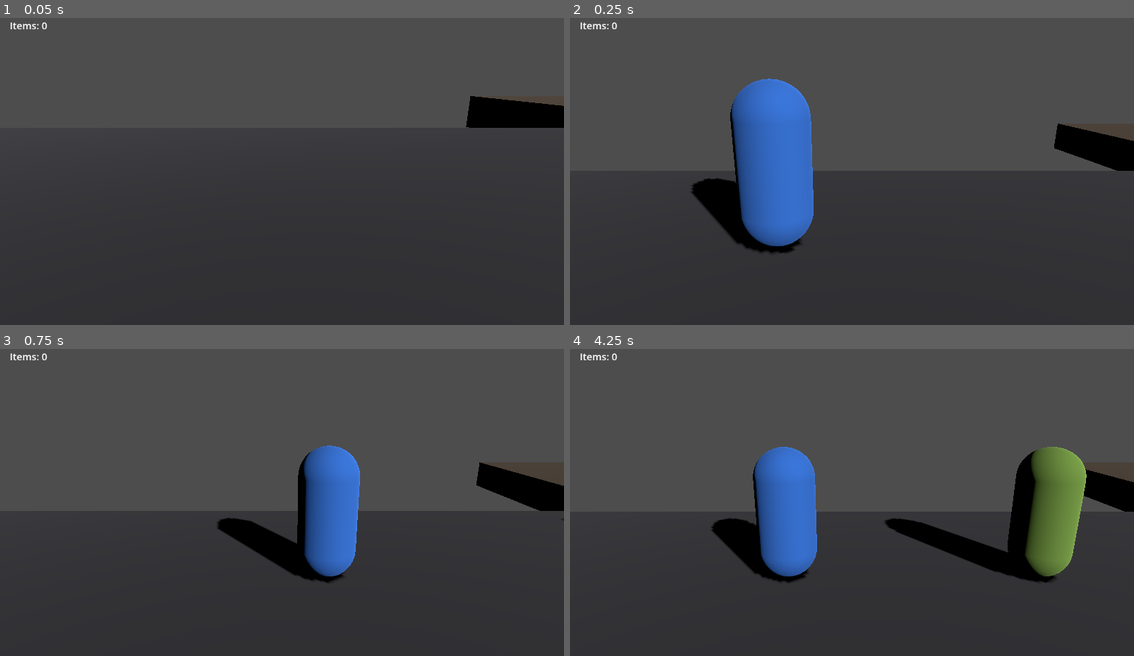
Above: before the commit, frames 1-4 (two rows, left to right).
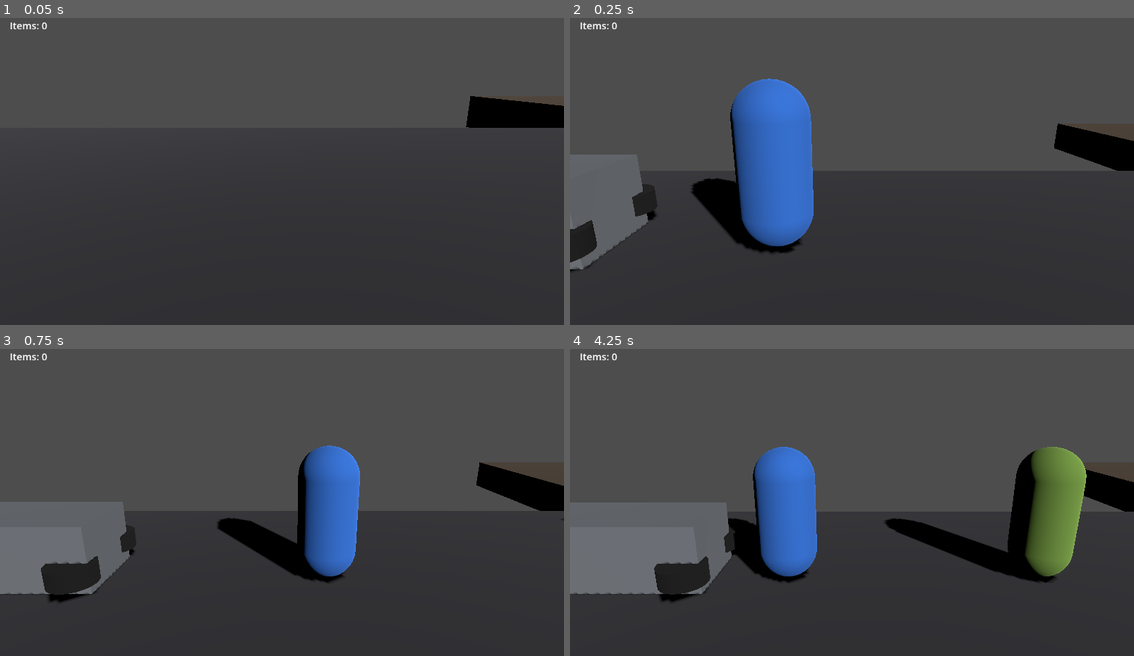
Above: after the commit, the same moments.

Repository: Natkiio/union-city-3d-remake
Game: Godot game, scene res://scenes/main.tscn
Two runs of this game, one before a commit and one after it. Both use one fixed random seed, a clock stepped at 60 frames per second and the inputs below.
Inputs:
- Up to frame 1 (0.05 s): no input
- Up to frame 2 (0.25 s): no input
- Up to frame 3 (0.75 s): tap Enter at 0.5 s; hold D (move_right) from 0.53 s (still down); tap E (interact) at 0.6 s
- Up to frame 4 (4.25 s): release D (move_right) at 1.28 s; hold A (move_left) 1.28-2.03 s; tap Space (attack) at 1.35, 3.6 s; tap E (interact) at 1.55, 2.1, 2.85, 3.8 s; hold D (move_right) 2.03-3.53 s; hold A (move_left) from 3.53 s (still down)

Frame 1 is identical in both runs. In frame 2, 4.2% of the frame differs, in the area x 0-16%, y 44-83%; in frame 3, 5.7%; in frame 4, 7.5%, in the area x 0-30%, y 50-83%.

Commit message:
Add searchable car trunk inventory
- Car: simple box body + 4 wheels, placed behind player spawn (x=-7)
- TrunkTrigger (car_trunk.gd): walk to the rear, press E to open
- TrunkUI (trunk_ui.gd + trunk_ui.tscn): paper-style paused menu
  listing trunk contents and total weight, [A] Take All moves items
  into the shared Inventory, [E] Exit closes and resumes the game
- Fixed a same-key re-trigger bug: closing the trunk with E could
  immediately reopen it if the player was still standing in range,
  since the car's own interact check saw the same still-just-pressed
  key the instant the game unpaused. Added a brief suppress window on
  close to fix it.

Verified headless: walked to the trunk, opened it, took all 3 items
and confirmed they landed in Inventory (["Spare Tire", "Tool Kit",
"Road Flares"]), confirmed exit closes and unpauses (not reopening),
confirmed reopening shows it correctly empty, and confirmed normal
zombie combat still works afterward (no regression from pausing).

Diff:
--- a/project.godot
+++ b/project.godot
@@ -22,6 +22,7 @@
 
 Inventory="*res://scripts/inventory.gd"
 GameState="*res://scripts/game_state.gd"
+TrunkUI="*res://scenes/ui/trunk_ui.tscn"
 
 [input]
 
--- /dev/null
+++ b/scenes/car/car.tscn
@@ -0,0 +1,64 @@
+[gd_scene load_steps=9 format=3 uid="uid://l0j9k1m2carscene"]
+
+[ext_resource type="Script" path="res://scripts/car_trunk.gd" id="1"]
+
+[sub_resource type="BoxShape3D" id="Shape_Body"]
+size = Vector3(2.4, 0.9, 1.1)
+
+[sub_resource type="BoxMesh" id="Mesh_Body"]
+size = Vector3(2.4, 0.9, 1.1)
+
+[sub_resource type="StandardMaterial3D" id="Mat_Body"]
+albedo_color = Color(0.58, 0.6, 0.63, 1)
+metallic = 0.3
+roughness = 0.4
+
+[sub_resource type="CylinderMesh" id="Mesh_Wheel"]
+top_radius = 0.3
+bottom_radius = 0.3
+height = 0.25
+
+[sub_resource type="StandardMaterial3D" id="Mat_Wheel"]
+albedo_color = Color(0.08, 0.08, 0.08, 1)
+
+[sub_resource type="BoxShape3D" id="Shape_Trunk"]
+size = Vector3(1.0, 1.2, 1.4)
+
+[node name="Car" type="Node3D"]
+
+[node name="Body" type="StaticBody3D" parent="."]
+transform = Transform3D(1, 0, 0, 0, 1, 0, 0, 0, 1, 0, 0.45, 0)
+
+[node name="Collision" type="CollisionShape3D" parent="Body"]
+shape = SubResource("Shape_Body")
+
+[node name="Mesh" type="MeshInstance3D" parent="Body"]
+mesh = SubResource("Mesh_Body")
+surface_material_override/0 = SubResource("Mat_Body")
+
+[node name="WheelFrontLeft" type="MeshInstance3D" parent="."]
+transform = Transform3D(0, 0, 1, 0, 1, 0, -1, 0, 0, 1.0, 0.3, 0.55)
+mesh = SubResource("Mesh_Wheel")
+surface_material_override/0 = SubResource("Mat_Wheel")
+
+[node name="WheelFrontRight" type="MeshInstance3D" parent="."]
+transform = Transform3D(0, 0, 1, 0, 1, 0, -1, 0, 0, 1.0, 0.3, -0.55)
+mesh = SubResource("Mesh_Wheel")
+surface_material_override/0 = SubResource("Mat_Wheel")
+
+[node name="WheelRearLeft" type="MeshInstance3D" parent="."]
+transform = Transform3D(0, 0, 1, 0, 1, 0, -1, 0, 0, -1.0, 0.3, 0.55)
+mesh = SubResource("Mesh_Wheel")
+surface_material_override/0 = SubResource("Mat_Wheel")
+
+[node name="WheelRearRight" type="MeshInstance3D" parent="."]
+transform = Transform3D(0, 0, 1, 0, 1, 0, -1, 0, 0, -1.0, 0.3, -0.55)
+mesh = SubResource("Mesh_Wheel")
+surface_material_override/0 = SubResource("Mat_Wheel")
+
+[node name="TrunkTrigger" type="Area3D" parent="."]
+transform = Transform3D(1, 0, 0, 0, 1, 0, 0, 0, 1, -1.4, 0.6, 0)
+script = ExtResource("1")
+
+[node name="TriggerShape" type="CollisionShape3D" parent="TrunkTrigger"]
+shape = SubResource("Shape_Trunk")
--- a/scenes/house/house_interior.tscn
+++ b/scenes/house/house_interior.tscn
@@ -48,7 +48,7 @@
 albedo_color = Color(0.45, 0.36, 0.24, 1)
 
 [sub_resource type="BoxMesh" id="Mesh_Fridge"]
-size = Vector3(1.0, 1.8, 0.7)
+size = Vector3(1, 1.8, 0.7)
 
 [sub_resource type="StandardMaterial3D" id="Mat_Fridge"]
 albedo_color = Color(0.82, 0.82, 0.8, 1)
@@ -56,105 +56,104 @@
 [sub_resource type="BoxShape3D" id="Shape_Trigger"]
 size = Vector3(1.8, 3, 2.6)
 
-[node name="HouseInterior" type="Node3D"]
+[node name="HouseInterior" type="Node3D" unique_id=648591141]
 
-[node name="DirectionalLight3D" type="DirectionalLight3D" parent="."]
+[node name="DirectionalLight3D" type="DirectionalLight3D" parent="." unique_id=1076667333]
 transform = Transform3D(1, 0, 0, 0, 0.9, 0.45, 0, -0.45, 0.9, 0, 4, 6)
 light_energy = 1.1
 shadow_enabled = true
 
-[node name="FillLight" type="OmniLight3D" parent="."]
+[node name="FillLight" type="OmniLight3D" parent="." unique_id=566718414]
 transform = Transform3D(1, 0, 0, 0, 1, 0, 0, 0, 1, 0, 2.2, 1)
 light_energy = 0.8
 omni_range = 16.0
 
-[node name="Floor" type="StaticBody3D" parent="."]
+[node name="Floor" type="StaticBody3D" parent="." unique_id=1725637325]
 transform = Transform3D(1, 0, 0, 0, 1, 0, 0, 0, 1, 0, -0.1, -1.2)
 
-[node name="Collision" type="CollisionShape3D" parent="Floor"]
+[node name="Collision" type="CollisionShape3D" parent="Floor" unique_id=1639818407]
 shape = SubResource("Shape_Floor")
 
-[node name="Mesh" type="MeshInstance3D" parent="Floor"]
+[node name="Mesh" type="MeshInstance3D" parent="Floor" unique_id=129348329]
 mesh = SubResource("Mesh_Floor")
 surface_material_override/0 = SubResource("Mat_Floor")
 
-[node name="BackWall" type="StaticBody3D" parent="."]
+[node name="BackWall" type="StaticBody3D" parent="." unique_id=241005194]
 transform = Transform3D(1, 0, 0, 0, 1, 0, 0, 0, 1, 0, 1.5, -2.5)
 
-[node name="Collision" type="CollisionShape3D" parent="BackWall"]
+[node name="Collision" type="CollisionShape3D" parent="BackWall" unique_id=416466302]
 shape = SubResource("Shape_Back")
 
-[node name="Mesh" type="MeshInstance3D" parent="BackWall"]
+[node name="Mesh" type="MeshInstance3D" parent="BackWall" unique_id=952787198]
 mesh = SubResource("Mesh_Back")
 surface_material_override/0 = SubResource("Mat_Wall")
 
-[node name="LeftEndWall" type="StaticBody3D" parent="."]
+[node name="LeftEndWall" type="StaticBody3D" parent="." unique_id=797557198]
 transform = Transform3D(1, 0, 0, 0, 1, 0, 0, 0, 1, -7, 1.5, -1.2)
 
-[node name="Collision" type="CollisionShape3D" parent="LeftEndWall"]
+[node name="Collision" type="CollisionShape3D" parent="LeftEndWall" unique_id=866894280]
 shape = SubResource("Shape_End")
 
-[node name="Mesh" type="MeshInstance3D" parent="LeftEndWall"]
+[node name="Mesh" type="MeshInstance3D" parent="LeftEndWall" unique_id=795341803]
 mesh = SubResource("Mesh_End")
 surface_material_override/0 = SubResource("Mat_Wall")
 
-[node name="RightEndWall" type="StaticBody3D" parent="."]
+[node name="RightEndWall" type="StaticBody3D" parent="." unique_id=136068418]
 transform = Transform3D(1, 0, 0, 0, 1, 0, 0, 0, 1, 7, 1.5, -1.2)
 
-[node name="Collision" type="CollisionShape3D" parent="RightEndWall"]
+[node name="Collision" type="CollisionShape3D" parent="RightEndWall" unique_id=816030653]
 shape = SubResource("Shape_End")
 
-[node name="Mesh" type="MeshInstance3D" parent="RightEndWall"]
+[node name="Mesh" type="MeshInstance3D" parent="RightEndWall" unique_id=1976987974]
 mesh = SubResource("Mesh_End")
 surface_material_override/0 = SubResource("Mat_Wall")
 
-[node name="Couch" type="StaticBody3D" parent="."]
+[node name="Couch" type="StaticBody3D" parent="." unique_id=575710086]
 transform = Transform3D(1, 0, 0, 0, 1, 0, 0, 0, 1, -5, 0.45, -2.1)
 
-[node name="Mesh" type="MeshInstance3D" parent="Couch"]
+[node name="Mesh" type="MeshInstance3D" parent="Couch" unique_id=923066406]
 mesh = SubResource("Mesh_Couch")
 surface_material_override/0 = SubResource("Mat_Couch")
 
-[node name="Table" type="StaticBody3D" parent="."]
+[node name="Table" type="StaticBody3D" parent="." unique_id=197635174]
 transform = Transform3D(1, 0, 0, 0, 1, 0, 0, 0, 1, -1.5, 0.4, -2.1)
 
-[node name="Mesh" type="MeshInstance3D" parent="Table"]
+[node name="Mesh" type="MeshInstance3D" parent="Table" unique_id=796805473]
 mesh = SubResource("Mesh_Table")
 surface_material_override/0 = SubResource("Mat_Table")
 
-[node name="Dresser" type="StaticBody3D" parent="."]
+[node name="Dresser" type="StaticBody3D" parent="." unique_id=1263870796]
 transform = Transform3D(1, 0, 0, 0, 1, 0, 0, 0, 1, 2, 0.6, -2.1)
 
-[node name="Mesh" type="MeshInstance3D" parent="Dresser"]
+[node name="Mesh" type="MeshInstance3D" parent="Dresser" unique_id=791640600]
 mesh = SubResource("Mesh_Dresser")
 surface_material_override/0 = SubResource("Mat_Dresser")
 
-[node name="Fridge" type="StaticBody3D" parent="."]
+[node name="Fridge" type="StaticBody3D" parent="." unique_id=506221603]
 transform = Transform3D(1, 0, 0, 0, 1, 0, 0, 0, 1, 5, 0.9, -2.1)
 
-[node name="Mesh" type="MeshInstance3D" parent="Fridge"]
+[node name="Mesh" type="MeshInstance3D" parent="Fridge" unique_id=356897148]
 mesh = SubResource("Mesh_Fridge")
 surface_material_override/0 = SubResource("Mat_Fridge")
 
-[node name="ExitDoorTrigger" type="Area3D" parent="."]
+[node name="ExitDoorTrigger" type="Area3D" parent="." unique_id=155770240]
 transform = Transform3D(1, 0, 0, 0, 1, 0, 0, 0, 1, -6.3, 1.5, -1.2)
 script = ExtResource("1")
 target_scene = "res://scenes/main.tscn"
 spawn_x = 25.0
 
-[node name="TriggerShape" type="CollisionShape3D" parent="ExitDoorTrigger"]
+[node name="TriggerShape" type="CollisionShape3D" parent="ExitDoorTrigger" unique_id=653043020]
 shape = SubResource("Shape_Trigger")
 
-[node name="Player" parent="." instance=ExtResource("2")]
+[node name="Player" parent="." unique_id=1494257195 instance=ExtResource("2")]
 transform = Transform3D(1, 0, 0, 0, 1, 0, 0, 0, 1, -5, 1, -1.2)
 
-[node name="CameraRig" type="Node3D" parent="."]
+[node name="CameraRig" type="Node3D" parent="." unique_id=300996039]
 script = ExtResource("3")
 offset = Vector3(0, 1.45, 4.8)
-follow_speed = 6.0
 
-[node name="Camera3D" type="Camera3D" parent="CameraRig"]
+[node name="Camera3D" type="Camera3D" parent="CameraRig" unique_id=1086466302]
 projection = 1
 size = 3.0
 
-[node name="HUD" parent="." instance=ExtResource("4")]
+[node name="HUD" parent="." unique_id=1913858574 instance=ExtResource("4")]
--- a/scenes/main.tscn
+++ b/scenes/main.tscn
@@ -6,6 +6,7 @@
 [ext_resource type="PackedScene" uid="uid://g5e4f6h7hud" path="res://scenes/ui/hud.tscn" id="4"]
 [ext_resource type="Script" uid="uid://hk8fraxhflyo" path="res://scripts/camera_rig.gd" id="5"]
 [ext_resource type="PackedScene" uid="uid://bhngb4prda4au" path="res://scenes/house/house_exterior.tscn" id="6"]
+[ext_resource type="PackedScene" path="res://scenes/car/car.tscn" id="7"]
 
 [sub_resource type="BoxShape3D" id="BoxShape3D_street"]
 size = Vector3(60, 1, 6)
@@ -71,7 +72,10 @@
 item_name = "Pistol Ammo"
 
 [node name="HouseExterior" parent="." unique_id=1696498767 instance=ExtResource("6")]
-transform = Transform3D(1, 0, 0, 0, 1, 0, 0, 0, 1, 25, 0, -0.9108572)
+transform = Transform3D(1, 0, 0, 0, 1, 0, 0, 0, 1, 25, 0, 0)
+
+[node name="Car" parent="." instance=ExtResource("7")]
+transform = Transform3D(1, 0, 0, 0, 1, 0, 0, 0, 1, -7, 0, 0)
 
 [node name="CameraRig" type="Node3D" parent="." unique_id=1468777941]
 script = ExtResource("5")
--- /dev/null
+++ b/scenes/ui/trunk_ui.tscn
@@ -0,0 +1,75 @@
+[gd_scene load_steps=3 format=3 uid="uid://k9i8j0l1trunkui"]
+
+[ext_resource type="Script" path="res://scripts/trunk_ui.gd" id="1"]
+
+[sub_resource type="StyleBoxFlat" id="Style_Panel"]
+bg_color = Color(0.89, 0.85, 0.74, 1)
+border_width_left = 4
+border_width_top = 4
+border_width_right = 4
+border_width_bottom = 4
+border_color = Color(0.25, 0.2, 0.12, 1)
+corner_radius_top_left = 6
+corner_radius_top_right = 6
+corner_radius_bottom_right = 6
+corner_radius_bottom_left = 6
+
+[node name="TrunkUI" type="CanvasLayer"]
+process_mode = 3
+script = ExtResource("1")
+
+[node name="Dim" type="ColorRect" parent="."]
+anchors_preset = 15
+anchor_right = 1.0
+anchor_bottom = 1.0
+color = Color(0, 0, 0, 0.55)
+
+[node name="TrunkPanel" type="Panel" parent="."]
+anchors_preset = 8
+anchor_left = 0.5
+anchor_top = 0.5
+anchor_right = 0.5
+anchor_bottom = 0.5
+offset_left = -260.0
+offset_top = -190.0
+offset_right = 260.0
+offset_bottom = 190.0
+theme_override_styles/panel = SubResource("Style_Panel")
+
+[node name="Title" type="Label" parent="TrunkPanel"]
+offset_left = 24.0
+offset_top = 16.0
+offset_right = 300.0
+offset_bottom = 56.0
+theme_override_font_sizes/font_size = 28
+text = "TRUNK"
+
+[node name="ItemsList" type="VBoxContainer" parent="TrunkPanel"]
+offset_left = 24.0
+offset_top = 70.0
+offset_right = 490.0
+offset_bottom = 300.0
+
+[node name="TotalWeightLabel" type="Label" parent="TrunkPanel"]
+offset_left = 24.0
+offset_top = 310.0
+offset_right = 300.0
+offset_bottom = 336.0
+theme_override_colors/font_color = Color(0.5, 0.12, 0.1, 1)
+text = "Total weight: 0.0 lbs"
+
+[node name="HintTakeAll" type="Label" parent="TrunkPanel"]
+offset_left = 24.0
+offset_top = 348.0
+offset_right = 220.0
+offset_bottom = 374.0
+theme_override_colors/font_color = Color(0.15, 0.4, 0.15, 1)
+text = "[A] Take All"
+
+[node name="HintExit" type="Label" parent="TrunkPanel"]
+offset_left = 400.0
+offset_top = 348.0
+offset_right = 520.0
+offset_bottom = 374.0
+theme_override_colors/font_color = Color(0.5, 0.12, 0.1, 1)
+text = "[E] Exit"
--- /dev/null
+++ b/scripts/car_trunk.gd
@@ -0,0 +1,44 @@
+extends Area3D
+## Car trunk: walk up to the rear, press "interact" to open the trunk
+## inventory. Items live here until taken into the player's Inventory.
+
+@export var items: Array[Dictionary] = []
+
+var player_in_range: Node3D = null
+var reopen_cooldown: float = 0.0
+
+func _ready() -> void:
+	body_entered.connect(_on_body_entered)
+	body_exited.connect(_on_body_exited)
+	if items.is_empty():
+		items = [
+			{"name": "Spare Tire", "weight": 8.0},
+			{"name": "Tool Kit", "weight": 3.5},
+			{"name": "Road Flares", "weight": 1.0},
+		]
+
+func suppress_interact(duration: float = 0.3) -> void:
+	reopen_cooldown = duration
+
+func _on_body_entered(body: Node3D) -> void:
+	if body.is_in_group("player"):
+		player_in_range = body
+
+func _on_body_exited(body: Node3D) -> void:
+	if body == player_in_range:
+		player_in_range = null
+
+func _process(delta: float) -> void:
+	reopen_cooldown = max(0.0, reopen_cooldown - delta)
+	if player_in_range == null or TrunkUI.visible or reopen_cooldown > 0.0:
+		return
+	if Input.is_action_just_pressed("interact"):
+		TrunkUI.open(self)
+
+func take_all() -> Array:
+	var taken: Array = items.duplicate()
+	items.clear()
+	return taken
+
+func take_item(index: int) -> Dictionary:
+	return items.pop_at(index)
--- /dev/null
+++ b/scripts/trunk_ui.gd
@@ -0,0 +1,57 @@
+extends CanvasLayer
+## Trunk inventory menu: pauses the game, lists the trunk's items,
+## and moves them into the player's shared Inventory on "Take All".
+
+var current_trunk: Node = null
+
+@onready var items_list: VBoxContainer = $TrunkPanel/ItemsList
+@onready var total_weight_label: Label = $TrunkPanel/TotalWeightLabel
+
+func _ready() -> void:
+	visible = false
+
+func open(trunk: Node) -> void:
+	current_trunk = trunk
+	_refresh()
+	visible = true
+	get_tree().paused = true
+	print("[Trunk] opened, %d items" % current_trunk.items.size())
+
+func close() -> void:
+	if current_trunk and current_trunk.has_method("suppress_interact"):
+		current_trunk.suppress_interact()
+	visible = false
+	current_trunk = null
+	get_tree().paused = false
+	print("[Trunk] closed")
+
+func _refresh() -> void:
+	for child in items_list.get_children():
+		child.queue_free()
+	var total := 0.0
+	for item in current_trunk.items:
+		var row := Label.new()
+		row.text = "%s  —  %.1f lbs" % [item["name"], item["weight"]]
+		items_list.add_child(row)
+		total += item["weight"]
+	if current_trunk.items.is_empty():
+		var empty_row := Label.new()
+		empty_row.text = "(empty)"
+		items_list.add_child(empty_row)
+	total_weight_label.text = "Total weight: %.1f lbs" % total
+
+func _input(event: InputEvent) -> void:
+	if not visible or current_trunk == null:
+		return
+	if event is InputEventKey and event.pressed and not event.echo:
+		if event.keycode == KEY_A:
+			_take_all()
+		elif event.keycode == KEY_E:
+			close()
+
+func _take_all() -> void:
+	var taken: Array = current_trunk.take_all()
+	for item in taken:
+		Inventory.add_item(item["name"])
+	print("[Trunk] took %d items" % taken.size())
+	_refresh()
Not shown: 1 places in scenes/house/house_interior.tscn that only renumber resources
Not shown, added: scripts/car_trunk.gd.uid
Not shown, added: scripts/trunk_ui.gd.uid
